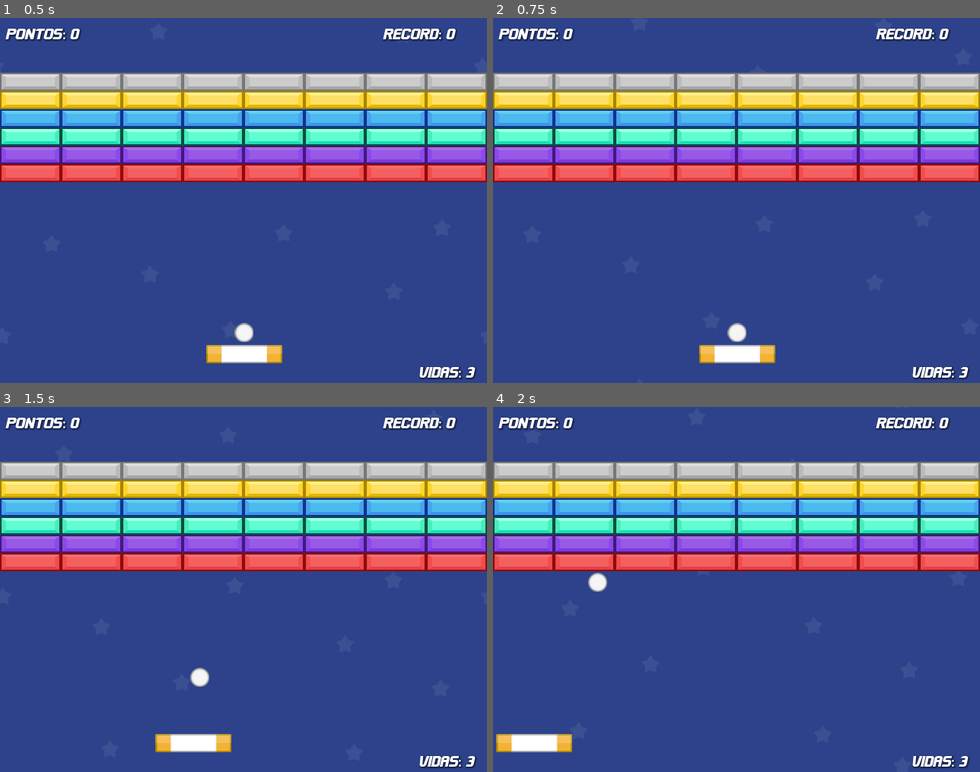
Above: before the commit, frames 1-4 (two rows, left to right).
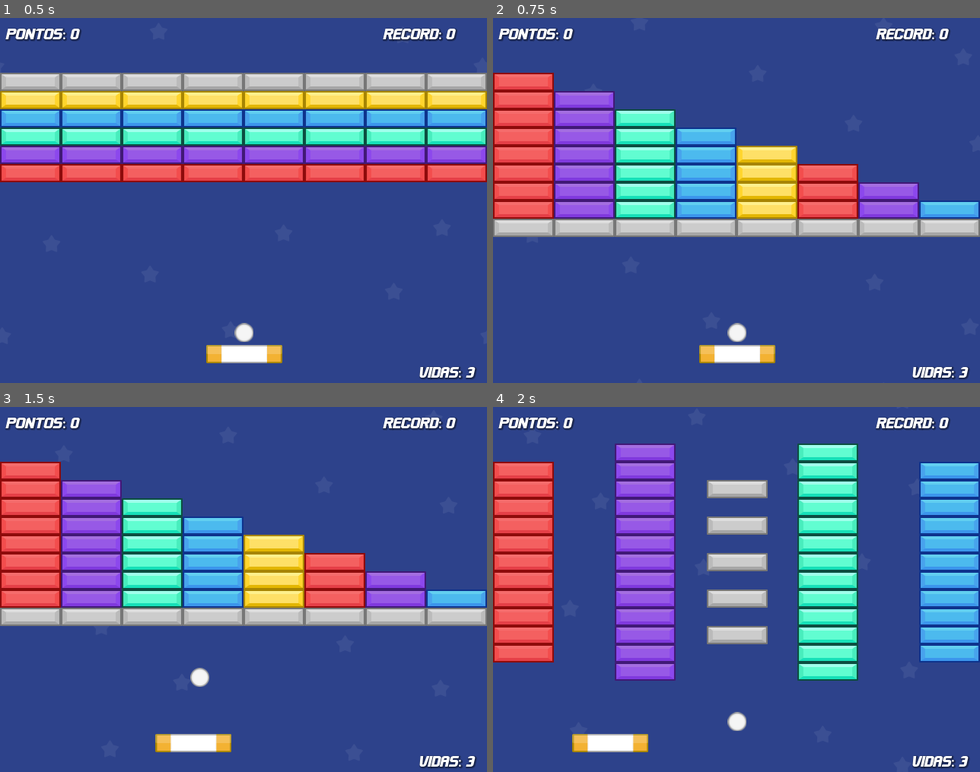
Above: after the commit, the same moments.

Repository: KvotheRMaedre/super-arkanoid
Game: Godot game, scene res://Scenes/level_one.tscn
Two runs of this game, one before a commit and one after it. Both use one fixed random seed, a clock stepped at 60 frames per second and the inputs below.
Inputs:
- Up to frame 1 (0.5 s): no input
- Up to frame 2 (0.75 s): tap Enter at 0.5 s; hold D (right) from 0.53 s (still down); tap M (next_level_test, bound only after the commit) at 0.6 s
- Up to frame 3 (1.5 s): tap Space (start) at 1.25, 1.35 s; release D (right) at 1.28 s; hold Left (left) from 1.28 s (still down)
- Up to frame 4 (2 s): keep holding Left (left); tap M (next_level_test, bound only after the commit) at 1.55 s

Frame 1 is identical in both runs. In frame 2, 42% of the frame differs, in the area x 0-100%, y 15-60%; in frame 3, 42%; in frame 4, 46%, in the area x 0-100%, y 10-95%.

Commit message:
Adding background music to each level

Diff:
--- a/Scenes/level_one.tscn
+++ b/Scenes/level_one.tscn
@@ -11,6 +11,7 @@
 [ext_resource type="Texture2D" uid="uid://fsb1hgb8wd5" path="res://Assets/BlueBlock.png" id="8_7bxq6"]
 [ext_resource type="Texture2D" uid="uid://ubdptctk12ej" path="res://Assets/GrayBlock.png" id="8_hq7rd"]
 [ext_resource type="Texture2D" uid="uid://ci01kph3r60cs" path="res://Assets/YellowBlock.png" id="9_017bd"]
+[ext_resource type="AudioStream" uid="uid://d3w343f3w657u" path="res://Assets/Sounds/level1.ogg" id="12_s0jjv"]
 
 [node name="LevelOne" type="Node2D"]
 script = ExtResource("1_3rw4o")
@@ -428,3 +429,8 @@
 
 [node name="Player" parent="." instance=ExtResource("3_b4krb")]
 position = Vector2(321, 442)
+
+[node name="AudioBG" type="AudioStreamPlayer2D" parent="."]
+stream = ExtResource("12_s0jjv")
+volume_db = 10.0
+autoplay = true
--- a/Scenes/level_three.tscn
+++ b/Scenes/level_three.tscn
@@ -10,6 +10,7 @@
 [ext_resource type="Texture2D" uid="uid://ubdptctk12ej" path="res://Assets/GrayBlock.png" id="7_8wgnr"]
 [ext_resource type="PackedScene" uid="uid://7pdh0uasxch3" path="res://Scenes/ball.tscn" id="8_d8qav"]
 [ext_resource type="PackedScene" uid="uid://cwkkwqiphve72" path="res://Scenes/player.tscn" id="9_uppp6"]
+[ext_resource type="AudioStream" uid="uid://dk52rsvrggkqp" path="res://Assets/Sounds/level3.ogg" id="11_2o4r8"]
 
 [node name="LevelThree" type="Node2D"]
 script = ExtResource("1_uoemt")
@@ -466,3 +467,8 @@
 
 [node name="Player" parent="." instance=ExtResource("9_uppp6")]
 position = Vector2(321, 442)
+
+[node name="AudioBG" type="AudioStreamPlayer2D" parent="."]
+stream = ExtResource("11_2o4r8")
+volume_db = 10.0
+autoplay = true
--- a/Scenes/level_two.tscn
+++ b/Scenes/level_two.tscn
@@ -11,6 +11,7 @@
 [ext_resource type="Texture2D" uid="uid://ubdptctk12ej" path="res://Assets/GrayBlock.png" id="8_0uenw"]
 [ext_resource type="PackedScene" uid="uid://7pdh0uasxch3" path="res://Scenes/ball.tscn" id="9_xpykb"]
 [ext_resource type="PackedScene" uid="uid://cwkkwqiphve72" path="res://Scenes/player.tscn" id="10_xvkog"]
+[ext_resource type="AudioStream" uid="uid://3us3rqut6duh" path="res://Assets/Sounds/level2.ogg" id="12_xuci3"]
 
 [node name="LevelTwo" type="Node2D"]
 script = ExtResource("1_inghv")
@@ -402,3 +403,8 @@
 
 [node name="Player" parent="." instance=ExtResource("10_xvkog")]
 position = Vector2(321, 442)
+
+[node name="AudioBG" type="AudioStreamPlayer2D" parent="."]
+stream = ExtResource("12_xuci3")
+volume_db = 10.0
+autoplay = true
--- a/Scripts/environment.gd
+++ b/Scripts/environment.gd
@@ -1,6 +1,10 @@
 extends Node2D
 
 @onready var timer_reset: Timer = $TimerReset
+
+func _process(delta: float) -> void:
+	if Input.is_action_just_pressed("next_level_test"):
+		GameManager.change_level()
 
 func _on_death_zone_body_entered(body: Node2D) -> void:
 	if body.name == "Ball":
--- a/Scripts/level_one.gd
+++ b/Scripts/level_one.gd
@@ -4,7 +4,6 @@
 	for group in get_children():
 		for child in group.get_children():
 			if child.name.contains("Block"):
-				print("Ainda tem")
 				return true
 	goto_next_level()
 
--- a/project.godot
+++ b/project.godot
@@ -43,6 +43,11 @@
 "events": [Object(InputEventKey,"resource_local_to_scene":false,"resource_name":"","device":0,"window_id":0,"alt_presse …(189 unchanged characters)…
 ]
 }
+next_level_test={
+"deadzone": 0.5,
+"events": [Object(InputEventKey,"resource_local_to_scene":false,"resource_name":"","device":-1,"window_id":0,"alt_pressed":false,"shift_pressed":false,"ctrl_pressed":false,"meta_pressed":false,"pressed":false,"keycode":0,"physical_keycode":77,"key_label":0,"unicode":109,"location":0,"echo":false,"script":null)
+]
+}
 
 [layer_names]
 
Not shown, added: Assets/Sounds/level1.ogg.import
Not shown, added: Assets/Sounds/level2.ogg.import
Not shown, added: Assets/Sounds/level3.ogg.import
Not shown: 1 places in Scenes/level_one.tscn that only renumber resources
Not shown: 1 places in Scenes/level_three.tscn that only renumber resources
Not shown: 1 places in Scenes/level_two.tscn that only renumber resources
Not shown, added: Assets/Sounds/level1.ogg
Not shown, added: Assets/Sounds/level2.ogg
Not shown, added: Assets/Sounds/level3.ogg
